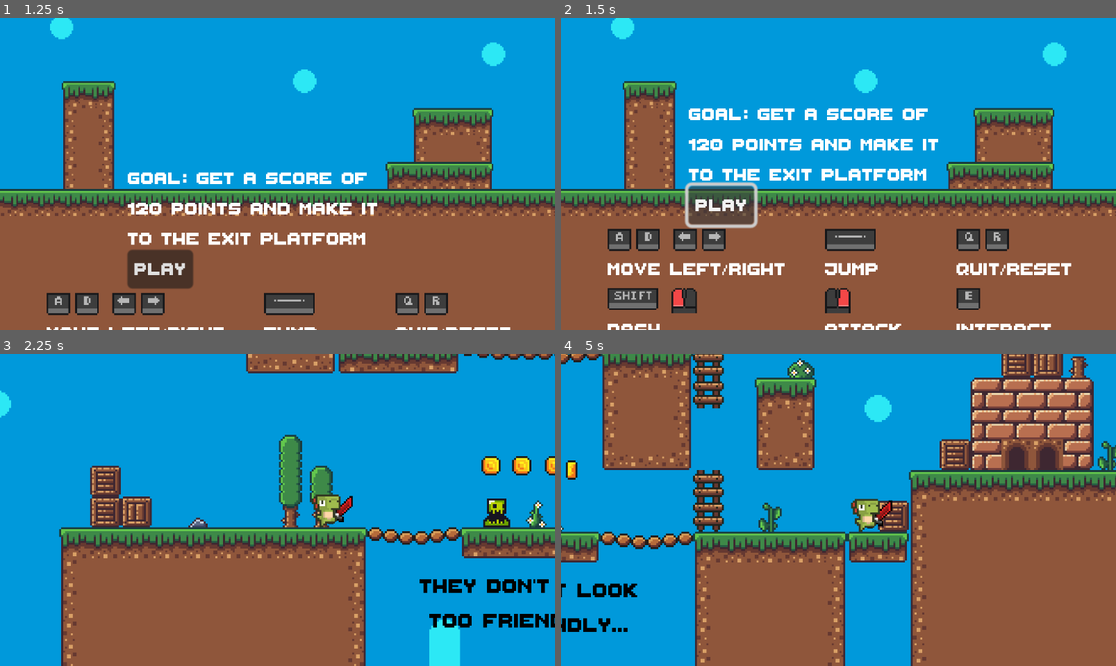
Above: before the commit, frames 1-4 (two rows, left to right).
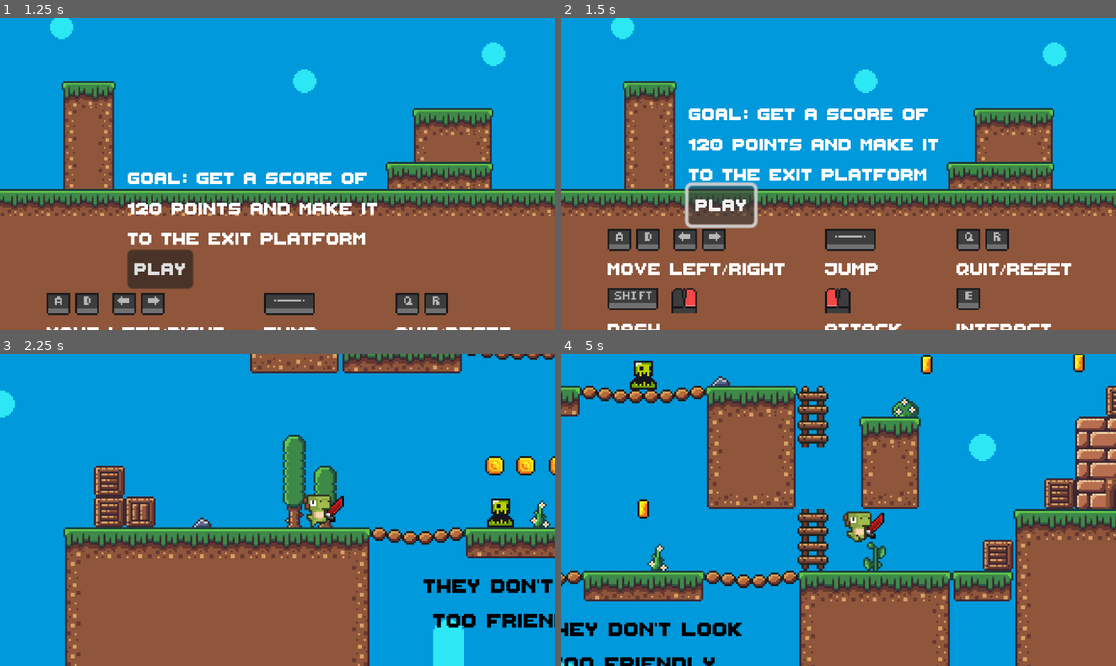
Above: after the commit, the same moments.

Repository: DaLastKnight/DynoAdventures
Game: Godot game, scene res://scenes/title.tscn
Two runs of this game, one before a commit and one after it. Both use one fixed random seed, a clock stepped at 60 frames per second and the inputs below.
Inputs (mouse positions are in pixels of both pictures, inside the frame that each line leads up to):
- Up to frame 1 (1.25 s): click "Click to play" at 0.5 s
- Up to frame 2 (1.5 s): click "Play" at 1.25 s
- Up to frame 3 (2.25 s): tap E (interact) at 2 s; move the mouse to (399, 494) at 2.02 s; hold D (move_right) from 2.03 s (still down); right-click (399, 494) at 2.1 s
- Up to frame 4 (5 s): tap Space (jump) at 2.27, 3.02, 4.52 s; click (960, 494) at 2.3 s; move the mouse to (727, 525) at 2.77 s; click (727, 525) at 2.85 s; right-click (727, 525) at 3.05 s; move the mouse to (894, 441) at 3.52 s; release D (move_right) at 3.53 s; hold A (move_left) 3.53-4.28 s; right-click (894, 441) at 3.6 s; click (894, 441) at 3.8 s; move the mouse to (810, 572) at 4.27 s; hold D (move_right) from 4.28 s (still down); tap E (interact) at 4.35 s; right-click (810, 572) at 4.55 s

Frame 1 is identical in both runs. In frame 2, 0.4% of the frame differs, in the area x 20-52%, y 87-93%; in frame 3, 12%; in frame 4, 62%, in the area x 0-100%, y 0-100%.

Commit message:
Updated game to version 1.0.1
What's new in v1.0.1:
- Added sfx for sword swings and dashes
- Swapped the left and right mouse button sprites on the instructions screen
- Lowered the intensity of the dash for better control over character

Diff:
--- a/scenes/player.tscn
+++ b/scenes/player.tscn
@@ -1,8 +1,9 @@
-[gd_scene load_steps=21 format=3 uid="uid://c6ddyiwl5v63x"]
+[gd_scene load_steps=22 format=3 uid="uid://c6ddyiwl5v63x"]
 
 [ext_resource type="Script" path="res://scripts/player.gd" id="1_74m4j"]
 [ext_resource type="Texture2D" uid="uid://b23sdrqg5qyrd" path="res://assets/player/DinoSprites - vita.png" id="1_djhvl"]
 [ext_resource type="AudioStream" uid="uid://ck8ir328svxpt" path="res://assets/sfx/jump.wav" id="3_jpcfp"]
+[ext_resource type="AudioStream" uid="uid://ci7k555r0n56h" path="res://assets/sfx/whoosh-6316.wav" id="4_3fhbd"]
 
 [sub_resource type="AtlasTexture" id="AtlasTexture_762ry"]
 atlas = ExtResource("1_djhvl")
@@ -159,5 +160,8 @@
 [node name="jumpsound" type="AudioStreamPlayer2D" parent="."]
 stream = ExtResource("3_jpcfp")
 
+[node name="dashsound" type="AudioStreamPlayer2D" parent="."]
+stream = ExtResource("4_3fhbd")
+
 [connection signal="timeout" from="dashtimer" to="." method="_on_dashtimer_timeout"]
 [connection signal="timeout" from="dashagaintimer" to="." method="_on_dashagaintimer_timeout"]
--- a/scenes/title.tscn
+++ b/scenes/title.tscn
@@ -514,7 +514,7 @@
 "times": PackedFloat32Array(0, 1),
 "transitions": PackedFloat32Array(1, 1),
 "update": 0,
-"values": [Vector2(-91, 205), Vector2(-91, 53)]
+"values": [Vector2(0, 205), Vector2(0, 53)]
 }
 tracks/16/type = "value"
 tracks/16/imported = false
@@ -526,7 +526,7 @@
 "times": PackedFloat32Array(0, 1),
 "transitions": PackedFloat32Array(1, 1),
 "update": 0,
-"values": [Vector2(0, 205), Vector2(0, 53)]
+"values": [Vector2(-91, 205), Vector2(-91, 53)]
 }
 tracks/17/type = "value"
 tracks/17/imported = false
--- a/scenes/weapon.tscn
+++ b/scenes/weapon.tscn
@@ -1,8 +1,9 @@
-[gd_scene load_steps=9 format=3 uid="uid://slwes18d6tbk"]
+[gd_scene load_steps=10 format=3 uid="uid://slwes18d6tbk"]
 
 [ext_resource type="Script" path="res://scripts/weapon.gd" id="1_enl86"]
 [ext_resource type="Texture2D" uid="uid://o4ihilsvu4b2" path="res://assets/misc/spritesheet_16x16.png" id="1_vwgvp"]
 [ext_resource type="Script" path="res://scripts/Hitbox.gd" id="2_u5hpr"]
+[ext_resource type="AudioStream" uid="uid://ej0rbvqjmtj8" path="res://assets/sfx/swing-whoosh-5-198498.wav" id="4_44tbu"]
 
 [sub_resource type="CapsuleShape2D" id="CapsuleShape2D_h5sbp"]
 radius = 5.0
@@ -121,3 +122,6 @@
 libraries = {
 "": SubResource("AnimationLibrary_eolud")
 }
+
+[node name="swingsound" type="AudioStreamPlayer2D" parent="."]
+stream = ExtResource("4_44tbu")
--- a/scripts/player.gd
+++ b/scripts/player.gd
@@ -6,11 +6,12 @@
 @onready var dashtimer = $dashtimer
 @onready var dashagaintimer = $dashagaintimer
 @onready var jumpsound = $jumpsound
+@onready var dashsound = $dashsound
 
 
 const SPEED = 100.0
 const JUMP_VELOCITY = -250.0
-const DASHSPEED = 250.0
+const DASHSPEED = 200.0
 
 # Get the gravity from the project settings to be synced with RigidBody nodes.
 var gravity = ProjectSettings.get_setting("physics/2d/default_gravity")
@@ -63,6 +64,7 @@
 		velocity.y = JUMP_VELOCITY
 
 	if Input.is_action_just_pressed("dash") and candash:
+		dashsound.play()
 		dashing = true # When player presses "dash" key, the "dashing" state becomes true
 		candash = false # Player can't spam the key "dash" so there is a cooldown
 		dashtimer.start(0.5) # Duration of "dash" state
--- a/scripts/weapon.gd
+++ b/scripts/weapon.gd
@@ -2,6 +2,7 @@
 
 @onready var sprite_2d = $Sprite2D
 @onready var animation_player = $AnimationPlayer
+@onready var swingsound = $swingsound
 
 
 func _physics_process(_delta):
@@ -32,8 +33,10 @@
 		if direction2:
 			if direction2 is Vector2:
 				if direction2.x > 0:
+					swingsound.play()
 					animation_player.play("slash_right")
 				elif direction2.x < 0:
+					swingsound.play()
 					animation_player.play("slash_left")
 				else:
 					return
Not shown, added: assets/sfx/swing-whoosh-5-198498.wav.import
Not shown, added: assets/sfx/whoosh-6316.wav.import
Not shown, changed: export_presets.cfg
Not shown: 1 places in scenes/title.tscn that only renumber resources
Not shown, added: assets/sfx/swing-whoosh-5-198498.wav
Not shown, added: assets/sfx/whoosh-6316.wav
